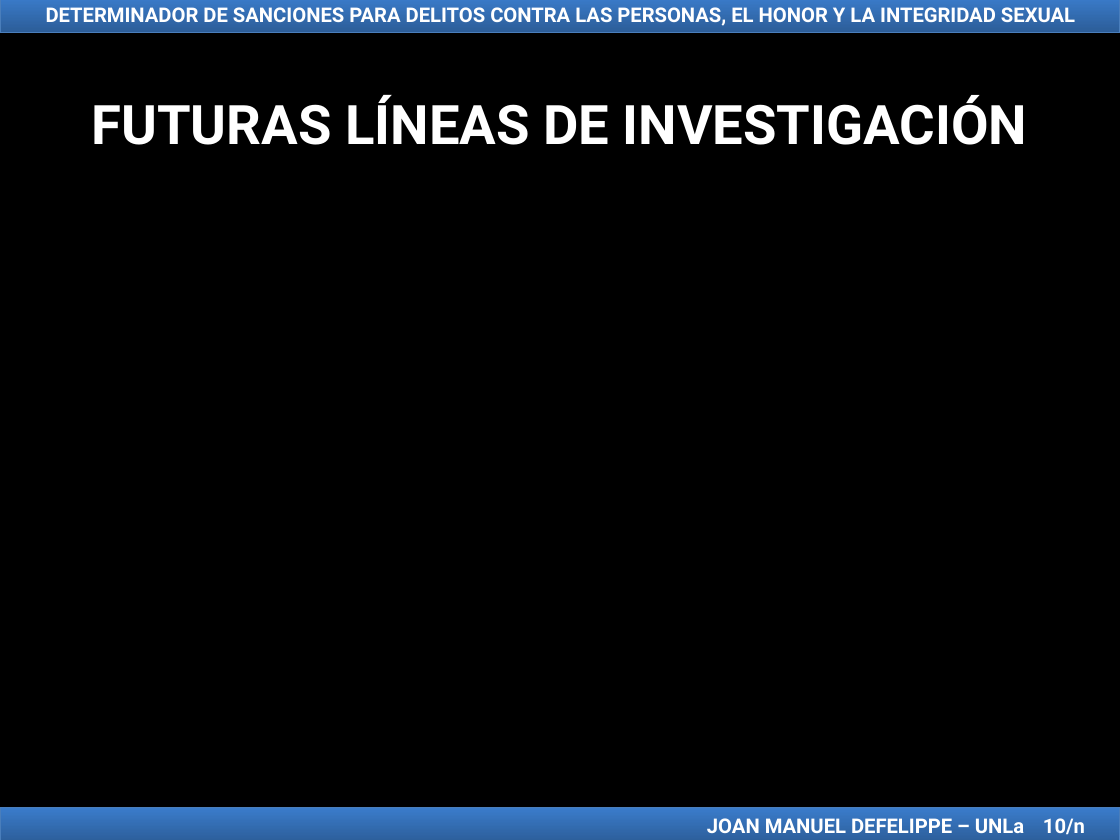
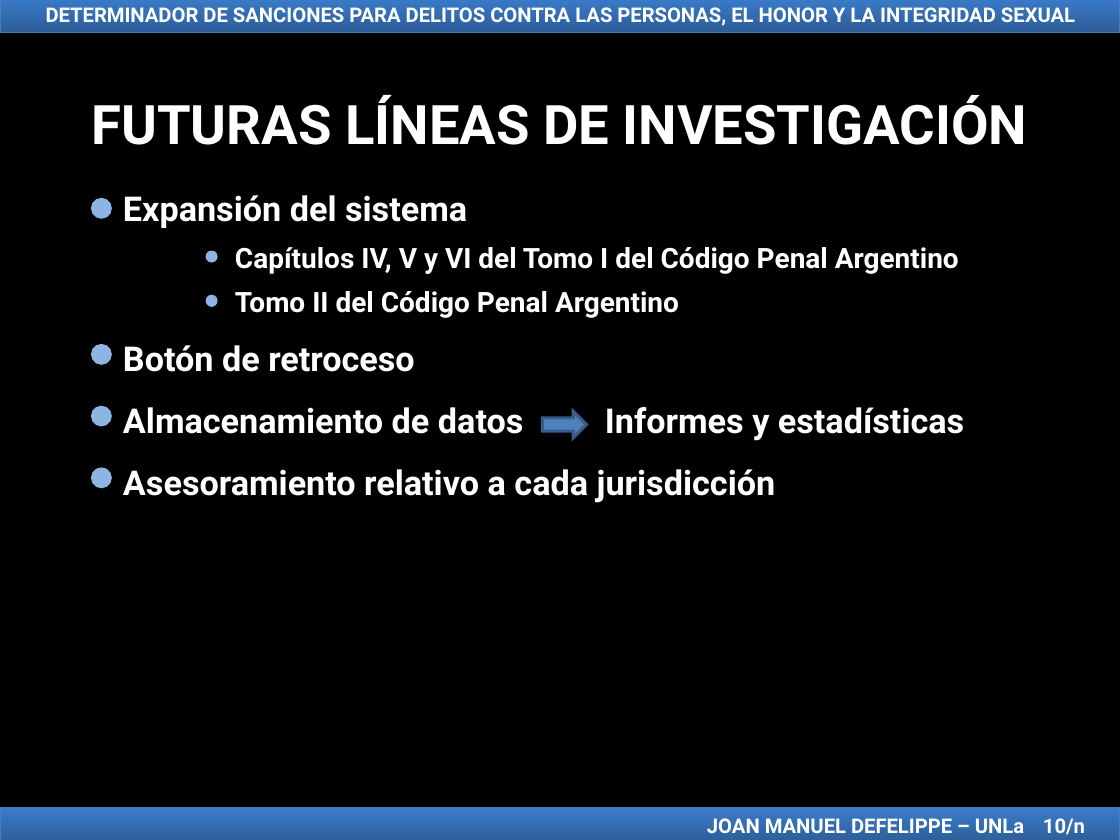
Before and after one commit to jmdefelippe/TFI_LicenciaturaEnSistemas, a slide deck: slide 43 of TFI Presentación Joan Manuel Defelippe.ppt. Drawn at 1120x840 pixels with LibreOffice and Linux fonts; fonts in the diff are those of the drawing. Boxes give left, top, right and bottom in pixels: in the first picture for what was removed or moved away, otherwise in the second. Text is boxed around its words. In the diff, an @@ line names an element or a change of style, - is before the commit and + after.

```diff
--- a/TFI Presentación Joan Manuel Defelippe.ppt
+++ b/TFI Presentación Joan Manuel Defelippe.ppt
@@ ellipse added at (x1=93, y1=199, x2=111, y2=217), fill #8EB4E3, outline #8EB4E3 2.01 pt @@
@@ text added at (x1=123, y1=195, x2=467, y2=228), 22 pt, text #FFFFFF, bold @@
+Expansión del sistema
@@ ellipse added at (x1=207, y1=252, x2=216, y2=261), fill #8EB4E3, outline #8EB4E3 2.01 pt @@
@@ text added at (x1=235, y1=247, x2=959, y2=274), 18 pt, text #FFFFFF, bold @@
+Capítulos IV, V y VI del Tomo I del Código Penal Argentino
@@ ellipse added at (x1=207, y1=297, x2=216, y2=306), fill #8EB4E3, outline #8EB4E3 2.01 pt @@
@@ text added at (x1=235, y1=291, x2=679, y2=318), 18 pt, text #FFFFFF, bold @@
+Tomo II del Código Penal Argentino
@@ ellipse added at (x1=93, y1=346, x2=111, y2=364), fill #8EB4E3, outline #8EB4E3 2.01 pt @@
@@ text added at (x1=123, y1=345, x2=415, y2=372), 22 pt, text #FFFFFF, bold @@
+Botón de retroceso
@@ ellipse added at (x1=93, y1=408, x2=111, y2=426), fill #8EB4E3, outline #8EB4E3 2.01 pt @@
@@ text added at (x1=123, y1=407, x2=964, y2=441), 22 pt, text #FFFFFF, bold @@
+Almacenamiento de datos Informes y estadísticas
@@ right arrow added at (x1=542, y1=411, x2=586, y2=438), fill #4F81BD, outline #385D8A 2.01 pt @@
@@ ellipse added at (x1=93, y1=469, x2=111, y2=487), fill #8EB4E3, outline #8EB4E3 2.01 pt @@
@@ text added at (x1=123, y1=469, x2=776, y2=503), 22 pt, text #FFFFFF, bold @@
+Asesoramiento relativo a cada jurisdicción
```
Also in this commit, not shown: 3 other slides changed.
